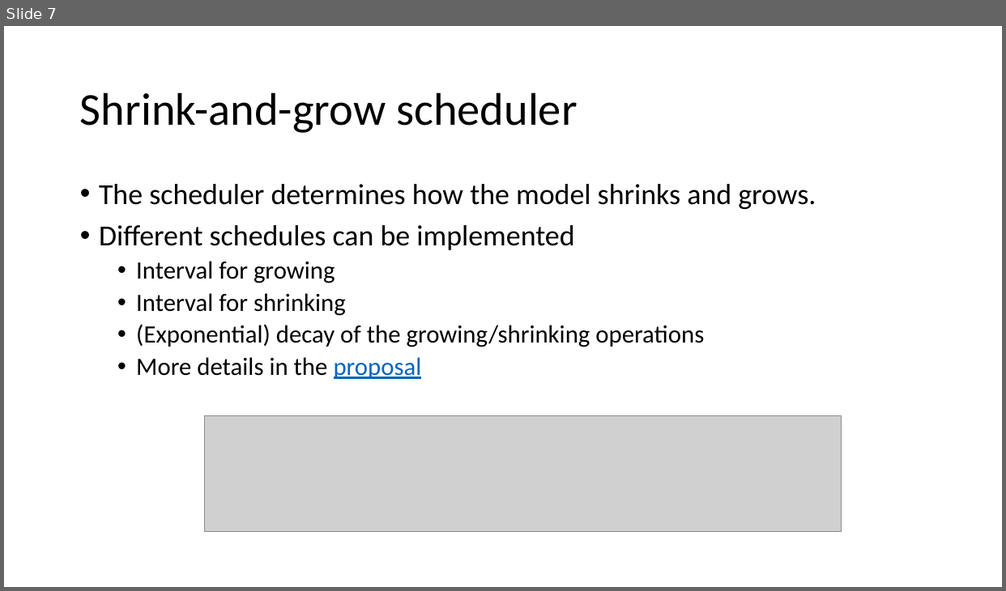
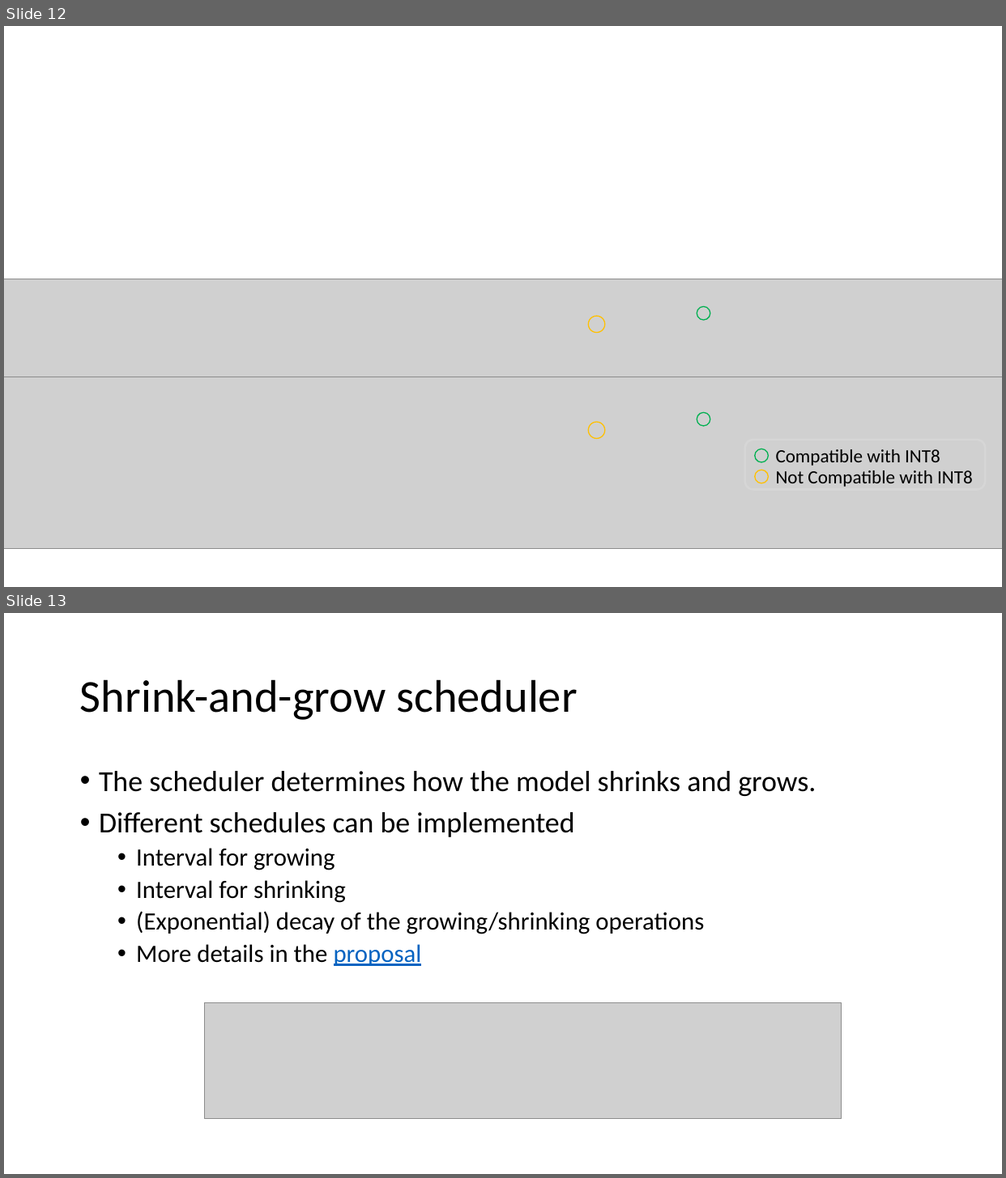
Before and after one commit to zhenkaiii/zhenkaiii.github.io, a slide deck: NAS_0411.pptx. Shown one above the other, each under a label of ours: slide 7 before the commit, slides 12 and 13 after it. The pictures are 1006x591 and 1006x1178 pixels, drawn with LibreOffice and Linux fonts; fonts in the diff are those of the drawing; grey boxes stand for pictures. Boxes give left, top, right and bottom in pixels: in the first picture for what was removed or moved away, otherwise in the second. Text is boxed around its words. In the diff, an @@ line names an element or a change of style, - is before the commit and + after.

```diff
--- a/NAS_0411.pptx
+++ b/NAS_0411.pptx
@@ slide 12 added at (x1=4, y1=26, x2=1002, y2=587), background #FFFFFF @@
@@ picture added at (x1=4, y1=279, x2=1002, y2=403) @@
@@ ellipse added at (x1=589, y1=317, x2=605, y2=333), outline #FFC000 1 pt @@
@@ ellipse added at (x1=697, y1=307, x2=710, y2=320), outline #00B050 1 pt @@
@@ picture added at (x1=4, y1=377, x2=1002, y2=549) @@
@@ ellipse added at (x1=697, y1=413, x2=710, y2=426), outline #00B050 1 pt @@
@@ ellipse added at (x1=589, y1=422, x2=605, y2=438), outline #FFC000 1 pt @@
@@ rounded rectangle added at (x1=745, y1=440, x2=986, y2=490), outline #D6D6D6 2 pt @@
@@ ellipse added at (x1=755, y1=449, x2=769, y2=463), outline #00B050 1 pt @@
@@ text added at (x1=776, y1=450, x2=940, y2=466), 18 pt, text #000000 @@
+Compatible with INT8
@@ ellipse added at (x1=755, y1=470, x2=769, y2=484), outline #FFC000 1 pt @@
@@ text added at (x1=776, y1=471, x2=973, y2=487), 18 pt, text #000000 @@
+Not Compatible with INT8
@@ what was slide 7 is now slide 13 @@
```
Also in this commit, not shown: 1 slide changed, 5 other slides added, 11 other files.
